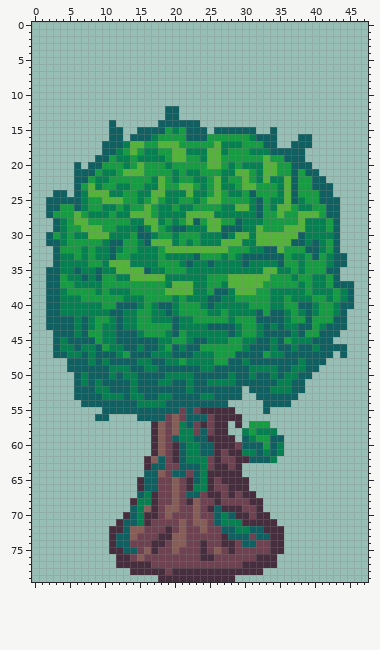
A sprite sheet gets an edit: res/assets/tree_5.png. That is the earlier state.
The file is 48x80 pixels. The old version is drawn lined up with the new one.
After:
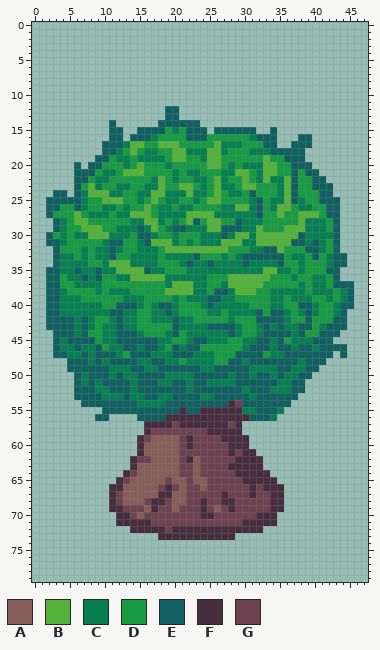
Palette (. is transparent): A #875d58  B #55b33b  C #068051  D #179c43  E #116061  F #472e3e  G #6e4250
Change:
whole drawing moved by +0,+6 (the old picture is shown already moved)
Changed rows in their new state; - is an unchanged pixel.
first column x 11:
52 -------------------C-----
53 -------------------EC----
54 -----------------FGEEE---
55 ----------F-E-----FCCE-EC
56 --------FFFFFFF----FEEEC-
57 -----F-FFGFFF-F--G--...--
58 -----FGG-GGG-GF--FF.....-
59 ----FGA-AAGFGGGG--FF.....
60 ----FAA-AAGFGGGGG-FF.....
61 ----FAA-AAGGGGGG--GFF....
62 ---FGG-AAAGFAG-G----FF..-
63 ---FAAAAAAGGAG-GGF-FFF---
64 --FGAAA-AAG-AGGGGG-FFFF--
65 -FGAAAAA--AGAAG-GGG-FFFF-
66 FFAAAAA-FGAGGAG--GGGFGFFF
67 FGAAAAAFF-AGG-GGFG-G-GGFF
68 FGAAAG-F--AGGF-GFF--GGGFF
69 FFGGG---G---GFGAG-G--GGFF
70 -F-GAGG-G---GFFGGGGG---F-
71 --FFF-----G-GG-GGGG------
72 ...FFFFFGFFFFFFFFFFFFF...
73 .......--FFFFFFF-F.......
74 .........................
75 .........................
76 -.......................-
77 -.......................-
78 ---...................---
79 -------...........-------
